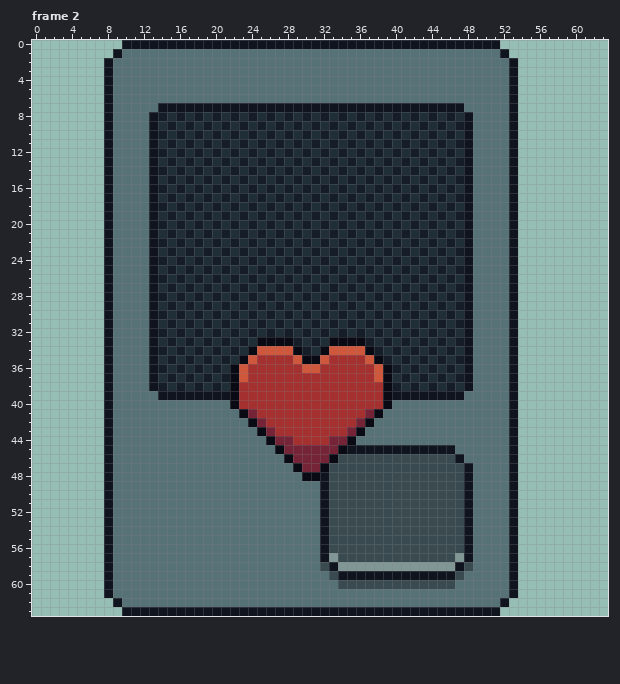
Pixel-art file, stored at Assets/Cards/Sprites/Placeholder.aseprite. The first picture shows the starting point.
64x64 pixels, 8 frames. Shown: frame 2. The commit also changed other frames, which this record leaves out.
Now the later version:
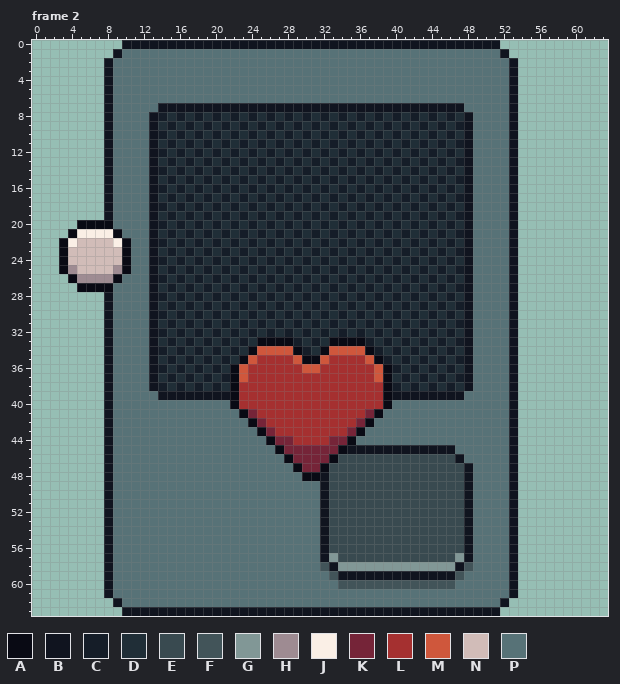
Palette (. is transparent): A #090a14  B #10141f  C #151d28  D #202e37  E #394a50  F #425459  G #819796  H #9e8b92  J #faefe6  K #752438  L #a53030  M #cf573c  N #d1bcb8  P #577277
Author's note on the commit: Cards can now have a single spell
Diff:
layer "Shadow" opacity 30% added
layer "Passives" added
--- frame 2, layers "Passives", "Right Spell"
@@ x 1..12 @@
 19 .......BPPPP
-20 .......BPPPP
-21 .......BPPPP
-22 .......BPPPP
-23 .......BPPPP
-24 .......BPPPP
-25 .......BPPPP
-26 .......BPPPP
-27 .......BPPPP
+20 ....AAAAPPPP
+21 ...AJJJJAPPP
+22 ..AJNNNNJAPP
+23 ..ANNNNNNAPP
+24 ..ANNNNNNAPP
+25 ..AHNNNNHAPP
+26 ...AHHHHAPPP
+27 ....AAAAPPPP
 28 .......BPPPP
@@ x 30..50 @@
 57 PPBGEEEEEEEEEEEEEGBPP
-58 PPEBGGGGGGGGGGGGGBEPP
-59 PPPEBBBBBBBBBBBBBEPPP
-60 PPPPEEEEEEEEEEEEEPPPP
+58 PPFBGGGGGGGGGGGGGBFPP
+59 PPPFBBBBBBBBBBBBBFPPP
+60 PPPPFFFFFFFFFFFFFPPPP
 61 PPPPPPPPPPPPPPPPPPPPP
Pixel boxes of the changes (left, top, right, bottom) in both pictures:
changed: (59, 220, 131, 292)
changed: (320, 562, 473, 589)
